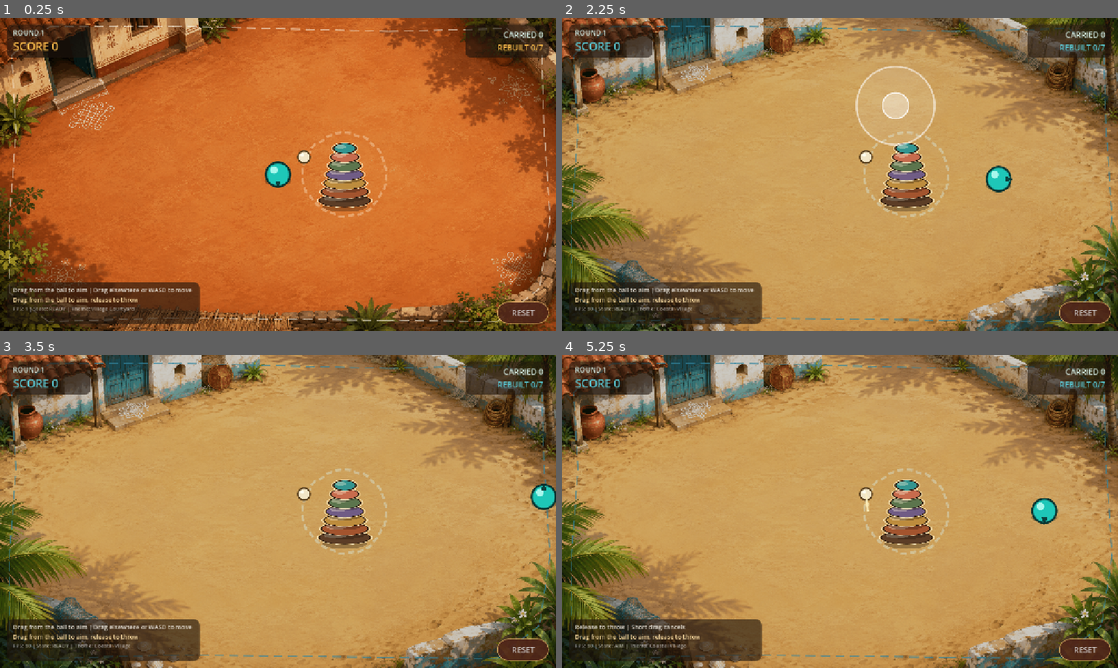
Above: before the commit, frames 1-4 (two rows, left to right).
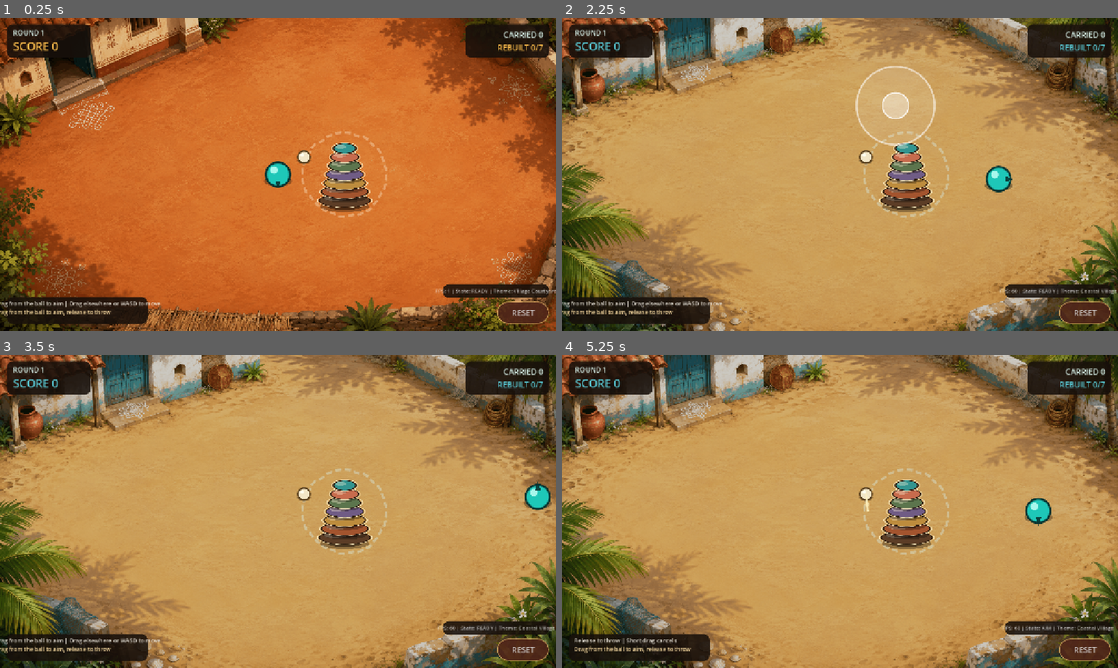
Above: after the commit, the same moments.

Repository: Arunnandha/gully-seven
Game: Godot game, scene res://main.tscn
The game is run twice, just before and just after one commit, with the same random seed, the same clock (stepped at 60 frames per second) and the same inputs.
Inputs (mouse positions are in pixels of both pictures, inside the frame that each line leads up to):
- Up to frame 1 (0.25 s): no input
- Up to frame 2 (2.25 s): tap Enter at 0.5 s; move the mouse to (962, 158) at 0.52 s; hold Right 0.53-1.25 s; tap 1 at 0.6 s; click (962, 158) at 0.67 s; drag from (728, 190) to (906, 199) at 1.27 s; move the mouse to (895, 105) at 2.02 s; hold Right from 2.03 s (still down); tap 3 at 2.1 s; click (895, 105) at 2.17 s
- Up to frame 3 (3.5 s): release Right at 2.75 s; drag from (250, 574) to (344, 530) at 2.77 s
- Up to frame 4 (5.25 s): move the mouse to (1006, 558) at 3.52 s; hold Left 3.53-4.25 s; tap 1 at 3.6 s; click (1006, 558) at 3.67 s; drag from (673, 464) to (906, 520) at 4.27 s; move the mouse to (867, 511) at 5.02 s; hold Down from 5.03 s (still down); tap 3 at 5.1 s; click (867, 511) at 5.17 s

The runs differ from the first frame. In frame 1, 6.7% of the frame differs, in the area x 0-100%, y 1-98%; in frame 2, 6.9%; in frame 3, 7.2%; in frame 4, 7.2%.

Commit message:
Refactor UI structure and visuals, update arena themes, and enhance gameplay boundaries

Diff:
--- a/main.gd
+++ b/main.gd
@@ -32,9 +32,10 @@
 @onready var _screen_shake: ScreenShake = $ScreenShake
 @onready var _world_dim: ColorRect = $WorldDim
 @onready var _breath_bar: BreathBar = $UI/BreathBar
-@onready var _controls_label: Label = $UI/MessagePanel/Margin/Content/ControlsLabel
-@onready var _result_label: Label = $UI/MessagePanel/Margin/Content/ResultLabel
-@onready var _debug_label: Label = $UI/MessagePanel/Margin/Content/DebugLabel
+@onready var _controls_label: Label = $UI/InstructionsPanel/Margin/Content/ControlsLabel
+@onready var _result_label: Label = $UI/InstructionsPanel/Margin/Content/ResultLabel
+@onready var _debug_panel: Panel = $UI/DebugPanel
+@onready var _debug_label: Label = $UI/DebugPanel/Margin/DebugLabel
 @onready var _carried_label: Label = $UI/TopRightPanel/Margin/Content/CarriedLabel
 @onready var _rebuilt_label: Label = $UI/TopRightPanel/Margin/Content/RebuiltLabel
 @onready var _round_label: Label = $UI/TopLeftPanel/Margin/Content/RoundLabel
@@ -52,7 +53,7 @@
 func _ready() -> void:
 	_update_viewport_layout()
 	get_viewport().size_changed.connect(_update_viewport_layout)
-	_debug_label.visible = debug_display_enabled
+	_debug_panel.visible = debug_display_enabled
 	_refresh_debug_label()
 
 	_round_controller.result_ready.connect(_on_round_result_ready)
--- a/main.tscn
+++ b/main.tscn
@@ -17,7 +17,7 @@
 [ext_resource type="Script" path="res://scripts/presentation/screen_shake.gd" id="15_shake"]
 
 [sub_resource type="StyleBoxFlat" id="StyleBoxFlat_hudpanel"]
-bg_color = Color(0.12, 0.08, 0.05, 0.62)
+bg_color = Color(0.09, 0.06, 0.04, 0.88)
 corner_radius_top_left = 14
 corner_radius_top_right = 14
 corner_radius_bottom_right = 14
@@ -205,18 +205,18 @@
 mouse_filter = 2
 script = ExtResource("10_breathbar")
 
-[node name="MessagePanel" type="Panel" parent="UI"]
+[node name="InstructionsPanel" type="Panel" parent="UI"]
 anchors_preset = 2
 anchor_top = 1.0
 anchor_bottom = 1.0
 offset_left = 16.0
-offset_top = -112.0
-offset_right = 460.0
+offset_top = -78.0
+offset_right = 340.0
 offset_bottom = -16.0
 mouse_filter = 2
 theme_override_styles/panel = SubResource("StyleBoxFlat_hudpanel")
 
-[node name="Margin" type="MarginContainer" parent="UI/MessagePanel"]
+[node name="Margin" type="MarginContainer" parent="UI/InstructionsPanel"]
 layout_mode = 1
 anchors_preset = 15
 anchor_right = 1.0
@@ -224,36 +224,64 @@
 grow_horizontal = 2
 grow_vertical = 2
 mouse_filter = 2
-theme_override_constants/margin_left = 14
-theme_override_constants/margin_top = 8
-theme_override_constants/margin_right = 14
-theme_override_constants/margin_bottom = 8
-
-[node name="Content" type="VBoxContainer" parent="UI/MessagePanel/Margin"]
+theme_override_constants/margin_left = 12
+theme_override_constants/margin_top = 6
+theme_override_constants/margin_right = 12
+theme_override_constants/margin_bottom = 6
+
+[node name="Content" type="VBoxContainer" parent="UI/InstructionsPanel/Margin"]
 layout_mode = 2
 mouse_filter = 2
 theme_override_constants/separation = 2
 
-[node name="ControlsLabel" type="Label" parent="UI/MessagePanel/Margin/Content"]
+[node name="ControlsLabel" type="Label" parent="UI/InstructionsPanel/Margin/Content"]
 layout_mode = 2
 mouse_filter = 2
 theme_override_colors/font_color = Color(0.92, 0.90, 0.86, 0.95)
-theme_override_font_sizes/font_size = 14
+theme_override_font_sizes/font_size = 13
 text = "Touch or left-drag to move | WASD / arrow keys"
 
-[node name="ResultLabel" type="Label" parent="UI/MessagePanel/Margin/Content"]
+[node name="ResultLabel" type="Label" parent="UI/InstructionsPanel/Margin/Content"]
 layout_mode = 2
 mouse_filter = 2
 theme_override_colors/font_color = Color(1, 0.88, 0.65, 1)
-theme_override_font_sizes/font_size = 14
+theme_override_font_sizes/font_size = 13
 text = "Drag from the ball to aim, release to throw"
 
-[node name="DebugLabel" type="Label" parent="UI/MessagePanel/Margin/Content"]
-layout_mode = 2
-mouse_filter = 2
-theme_override_colors/font_color = Color(1, 1, 1, 0.55)
+[node name="DebugPanel" type="Panel" parent="UI"]
+anchors_preset = 3
+anchor_left = 1.0
+anchor_top = 1.0
+anchor_right = 1.0
+anchor_bottom = 1.0
+offset_left = -260.0
+offset_top = -108.0
+offset_right = -16.0
+offset_bottom = -76.0
+mouse_filter = 2
+theme_override_styles/panel = SubResource("StyleBoxFlat_hudpanel")
+
+[node name="Margin" type="MarginContainer" parent="UI/DebugPanel"]
+layout_mode = 1
+anchors_preset = 15
+anchor_right = 1.0
+anchor_bottom = 1.0
+grow_horizontal = 2
+grow_vertical = 2
+mouse_filter = 2
+theme_override_constants/margin_left = 10
+theme_override_constants/margin_top = 4
+theme_override_constants/margin_right = 10
+theme_override_constants/margin_bottom = 4
+
+[node name="DebugLabel" type="Label" parent="UI/DebugPanel/Margin"]
+layout_mode = 2
+mouse_filter = 2
+horizontal_alignment = 2
+vertical_alignment = 1
+theme_override_colors/font_color = Color(1, 1, 1, 0.7)
 theme_override_font_sizes/font_size = 12
-text = "FPS: -- | State: READY"
+text = "FPS: -- | State: READY | Theme: --"
 
 [node name="ResetButton" type="Button" parent="UI"]
 anchors_preset = 3
--- a/resources/themes/coastal_village.tres
+++ b/resources/themes/coastal_village.tres
@@ -9,7 +9,6 @@
 theme_name = "Coastal Village"
 background_texture = ExtResource("2_bg")
 ground_tint_color = Color(0.03, 0.05, 0.08, 0.18)
-boundary_color = Color(0.20, 0.52, 0.62, 0.65)
 safe_circle_active_color = Color(0.85, 0.97, 0.98, 0.92)
 safe_circle_inactive_color = Color(0.85, 0.97, 0.98, 0.34)
 panel_accent_color = Color(0.35, 0.80, 0.85, 1.0)
--- a/resources/themes/temple_courtyard.tres
+++ b/resources/themes/temple_courtyard.tres
@@ -9,7 +9,6 @@
 theme_name = "Temple Courtyard"
 background_texture = ExtResource("2_bg")
 ground_tint_color = Color(0.05, 0.03, 0.02, 0.16)
-boundary_color = Color(0.95, 0.75, 0.25, 0.65)
 safe_circle_active_color = Color(1.0, 0.82, 0.30, 0.92)
 safe_circle_inactive_color = Color(1.0, 0.82, 0.30, 0.34)
 panel_accent_color = Color(1.0, 0.80, 0.35, 1.0)
--- a/resources/themes/village_courtyard.tres
+++ b/resources/themes/village_courtyard.tres
@@ -9,7 +9,6 @@
 theme_name = "Village Courtyard"
 background_texture = ExtResource("2_bg")
 ground_tint_color = Color(0.05, 0.03, 0.02, 0.12)
-boundary_color = Color(0.98, 0.95, 0.88, 0.55)
 safe_circle_active_color = Color(1.0, 0.97, 0.88, 0.9)
 safe_circle_inactive_color = Color(1.0, 0.97, 0.88, 0.32)
 panel_accent_color = Color(1.0, 0.75, 0.30, 1.0)
--- a/scripts/gameplay/ball_visual.gd
+++ b/scripts/gameplay/ball_visual.gd
@@ -22,7 +22,10 @@
 
 func _draw() -> void:
 	draw_set_transform(Vector2(0.0, SHADOW_OFFSET), 0.0, SHADOW_SCALE)
-	draw_circle(Vector2.ZERO, BALL_RADIUS, _shadow_color, true, -1.0, true)
+	draw_circle(Vector2.ZERO, BALL_RADIUS * 1.1, _shadow_color, true, -1.0, true)
+	var core_color: Color = _shadow_color
+	core_color.a = minf(_shadow_color.a * 1.7, 0.6)
+	draw_circle(Vector2.ZERO, BALL_RADIUS * 0.65, core_color, true, -1.0, true)
 	draw_set_transform(Vector2.ZERO, 0.0, Vector2.ONE)
 
 	draw_circle(Vector2.ZERO, BALL_RADIUS, _fill_color, true, -1.0, true)
--- a/scripts/gameplay/defender.gd
+++ b/scripts/gameplay/defender.gd
@@ -5,6 +5,7 @@
 signal player_tagged
 
 const DEFENDER_RADIUS: float = 26.0
+const EDGE_SAFE_INSET: float = 14.0
 const ARRIVE_RADIUS: float = 70.0
 const ZONE_STANDOFF_MARGIN: float = 80.0
 const GRACE_ALPHA: float = 0.45
@@ -28,6 +29,7 @@
 var _chase_active: bool = false
 var _grace_remaining: float = 0.0
 var _viewport_size: Vector2 = Vector2.ZERO
+var _edge_margin: Vector2 = Vector2.ZERO
 
 
 func _ready() -> void:
@@ -134,12 +136,17 @@
 
 func _keep_inside_viewport() -> void:
 	global_position.x = clampf(
-		global_position.x, DEFENDER_RADIUS, _viewport_size.x - DEFENDER_RADIUS
+		global_position.x,
+		DEFENDER_RADIUS + _edge_margin.x,
+		_viewport_size.x - DEFENDER_RADIUS - _edge_margin.x
 	)
 	global_position.y = clampf(
-		global_position.y, DEFENDER_RADIUS, _viewport_size.y - DEFENDER_RADIUS
+		global_position.y,
+		DEFENDER_RADIUS + _edge_margin.y,
+		_viewport_size.y - DEFENDER_RADIUS - _edge_margin.y
 	)
 
 
 func _update_viewport_size() -> void:
 	_viewport_size = get_viewport_rect().size
+	_edge_margin = Vector2.ONE * EDGE_SAFE_INSET + ViewportSafeArea.get_padding()
--- a/scripts/gameplay/stone_piece.gd
+++ b/scripts/gameplay/stone_piece.gd
@@ -23,6 +23,7 @@
 const SHADOW_SCALE_RATIO: float = 0.88
 const SAFE_RING_WIDTH: float = 2.5
 const SAFE_RING_MARGIN: float = 4.0
+const EDGE_SAFE_INSET: float = 10.0
 
 @export var stone_size: Vector2 = Vector2(118.0, 30.0)
 @export var stone_color: Color = Color(0.50, 0.35, 0.22, 1.0)
@@ -35,6 +36,7 @@
 var _scatter_velocity: Vector2 = Vector2.ZERO
 var _scatter_angular_velocity: float = 0.0
 var _viewport_size: Vector2 = Vector2.ZERO
+var _edge_margin: Vector2 = Vector2.ZERO
 var _scatter_active: bool = false
 var _pickup_tween: Tween = null
 var _outline_color: Color = Color(0.16, 0.10, 0.06, 1.0)
@@ -197,20 +199,24 @@
 		half_width * half_width * sine * sine
 		+ half_height * half_height * cosine * cosine
 	)
+	var minimum_x: float = extent_x + _edge_margin.x
+	var minimum_y: float = extent_y + _edge_margin.y
+	var maximum_x: float = _viewport_size.x - extent_x - _edge_margin.x
+	var maximum_y: float = _viewport_size.y - extent_y - _edge_margin.y
 	var stone_position: Vector2 = global_position
 
-	if stone_position.x < extent_x:
-		stone_position.x = extent_x
+	if stone_position.x < minimum_x:
+		stone_position.x = minimum_x
 		_scatter_velocity.x = maxf(_scatter_velocity.x, 0.0)
-	elif stone_position.x > _viewport_size.x - extent_x:
-		stone_position.x = _viewport_size.x - extent_x
+	elif stone_position.x > maximum_x:
+		stone_position.x = maximum_x
 		_scatter_velocity.x = minf(_scatter_velocity.x, 0.0)
 
-	if stone_position.y < extent_y:
-		stone_position.y = extent_y
+	if stone_position.y < minimum_y:
+		stone_position.y = minimum_y
 		_scatter_velocity.y = maxf(_scatter_velocity.y, 0.0)
-	elif stone_position.y > _viewport_size.y - extent_y:
-		stone_position.y = _viewport_size.y - extent_y
+	elif stone_position.y > maximum_y:
+		stone_position.y = maximum_y
 		_scatter_velocity.y = minf(_scatter_velocity.y, 0.0)
 
 	global_position = stone_position
@@ -250,6 +256,7 @@
 
 func _update_viewport_size() -> void:
 	_viewport_size = get_viewport_rect().size
+	_edge_margin = Vector2.ONE * EDGE_SAFE_INSET + ViewportSafeArea.get_padding()
 
 
 func _apply_collision_size() -> void:
@@ -283,5 +290,8 @@
 func _draw_shadow(vertical_scale: float) -> void:
 	var shadow_scale: Vector2 = Vector2(SHADOW_SCALE_RATIO, vertical_scale * SHADOW_SCALE_RATIO * 0.85)
 	draw_set_transform(Vector2(0.0, stone_size.x * SHADOW_OFFSET_RATIO), 0.0, shadow_scale)
-	draw_circle(Vector2.ZERO, stone_size.x * 0.5, _shadow_color, true, -1.0, true)
+	draw_circle(Vector2.ZERO, stone_size.x * 0.54, _shadow_color, true, -1.0, true)
+	var core_color: Color = _shadow_color
+	core_color.a = minf(_shadow_color.a * 1.6, 0.6)
+	draw_circle(Vector2.ZERO, stone_size.x * 0.36, core_color, true, -1.0, true)
 	draw_set_transform(Vector2.ZERO, 0.0, Vector2.ONE)
--- /dev/null
+++ b/scripts/gameplay/viewport_safe_area.gd
@@ -0,0 +1,23 @@
+class_name ViewportSafeArea
+extends RefCounted
+
+
+# Extra per-axis padding (in viewport pixels) to keep gameplay objects clear
+# of a device's display cutout/notch/gesture-bar, on top of their own radius.
+# On desktop (and any device without a safe-area API) this resolves to
+# Vector2.ZERO, so it never shrinks the play area unnecessarily.
+static func get_padding() -> Vector2:
+	var screen_size: Vector2 = DisplayServer.screen_get_size()
+	if screen_size.x <= 0.0 or screen_size.y <= 0.0:
+		return Vector2.ZERO
+
+	var safe_area: Rect2i = DisplayServer.get_display_safe_area()
+	var left: float = float(safe_area.position.x)
+	var top: float = float(safe_area.position.y)
+	var right: float = screen_size.x - float(safe_area.position.x + safe_area.size.x)
+	var bottom: float = screen_size.y - float(safe_area.position.y + safe_area.size.y)
+
+	return Vector2(
+		maxf(maxf(left, right), 0.0),
+		maxf(maxf(top, bottom), 0.0)
+	)
--- a/scripts/player/player_controller.gd
+++ b/scripts/player/player_controller.gd
@@ -4,6 +4,10 @@
 
 const NO_TOUCH: int = -1
 const PLAYER_RADIUS: float = 28.0
+# Small fixed buffer beyond the object's own radius, on top of any detected
+# device safe-area inset, so the player never renders flush against the
+# physical screen edge or a display cutout.
+const EDGE_SAFE_INSET: float = 14.0
 
 @export_range(1.0, 200.0, 1.0) var joystick_radius: float = 90.0
 @export_range(1.0, 600.0, 1.0) var maximum_speed: float = 300.0
@@ -20,6 +24,7 @@
 var _joystick_origin: Vector2 = Vector2.ZERO
 var _joystick_input: Vector2 = Vector2.ZERO
 var _viewport_size: Vector2 = Vector2.ZERO
+var _edge_margin: Vector2 = Vector2.ZERO
 var _movement_enabled: bool = true
 var _carried_stone_count: int = 0
 
@@ -182,18 +187,20 @@
 
 
 func _keep_inside_gameplay_area() -> void:
-	var maximum_x: float = _viewport_size.x - PLAYER_RADIUS
-	var maximum_y: float = _viewport_size.y - PLAYER_RADIUS
-
-	position.x = clampf(position.x, PLAYER_RADIUS, maximum_x)
-	position.y = clampf(position.y, PLAYER_RADIUS, maximum_y)
-
-	if position.x <= PLAYER_RADIUS and velocity.x < 0.0:
+	var minimum_x: float = PLAYER_RADIUS + _edge_margin.x
+	var minimum_y: float = PLAYER_RADIUS + _edge_margin.y
+	var maximum_x: float = _viewport_size.x - PLAYER_RADIUS - _edge_margin.x
+	var maximum_y: float = _viewport_size.y - PLAYER_RADIUS - _edge_margin.y
+
+	position.x = clampf(position.x, minimum_x, maximum_x)
+	position.y = clampf(position.y, minimum_y, maximum_y)
+
+	if position.x <= minimum_x and velocity.x < 0.0:
 		velocity.x = 0.0
 	elif position.x >= maximum_x and velocity.x > 0.0:
 		velocity.x = 0.0
 
-	if position.y <= PLAYER_RADIUS and velocity.y < 0.0:
+	if position.y <= minimum_y and velocity.y < 0.0:
 		velocity.y = 0.0
 	elif position.y >= maximum_y and velocity.y > 0.0:
 		velocity.y = 0.0
@@ -201,3 +208,4 @@
 
 func _update_viewport_size() -> void:
 	_viewport_size = get_viewport_rect().size
+	_edge_margin = Vector2.ONE * EDGE_SAFE_INSET + ViewportSafeArea.get_padding()
--- a/scripts/player/player_visual.gd
+++ b/scripts/player/player_visual.gd
@@ -73,6 +73,12 @@
 
 
 func _draw_shadow() -> void:
+	# Soft outer + denser core in one cheap pass (two flat circles, no
+	# blur/shader) reads more clearly against busy photo backgrounds than a
+	# single flat ellipse, while staying just as inexpensive to draw.
 	draw_set_transform(Vector2(0.0, SHADOW_OFFSET), 0.0, SHADOW_SCALE)
-	draw_circle(Vector2.ZERO, PLAYER_RADIUS, _shadow_color, true, -1.0, true)
+	draw_circle(Vector2.ZERO, PLAYER_RADIUS * 1.08, _shadow_color, true, -1.0, true)
+	var core_color: Color = _shadow_color
+	core_color.a = minf(_shadow_color.a * 1.7, 0.6)
+	draw_circle(Vector2.ZERO, PLAYER_RADIUS * 0.68, core_color, true, -1.0, true)
 	draw_set_transform(Vector2.ZERO, 0.0, Vector2.ONE)
--- a/scripts/presentation/arena_backdrop.gd
+++ b/scripts/presentation/arena_backdrop.gd
@@ -11,16 +11,6 @@
 const GROUND_PATCH_COUNT: int = 6
 const SHAKE_MARGIN: float = 16.0
 
-# Boundary drawn as a soft, slightly irregular rounded rectangle (cut
-# corners) rather than a perfect rectangle, for a hand-chalked feel.
-const BOUNDARY_POINTS_NORMALIZED: Array[Vector2] = [
-	Vector2(0.08, 0.0), Vector2(0.30, 0.0), Vector2(0.70, 0.0), Vector2(0.92, 0.0),
-	Vector2(1.0, 0.10), Vector2(1.0, 0.35), Vector2(1.0, 0.65), Vector2(1.0, 0.90),
-	Vector2(0.92, 1.0), Vector2(0.70, 1.0), Vector2(0.30, 1.0), Vector2(0.08, 1.0),
-	Vector2(0.0, 0.90), Vector2(0.0, 0.65), Vector2(0.0, 0.35), Vector2(0.0, 0.10),
-]
-const BOUNDARY_JITTER: float = 0.012
-
 const KOLAM_SPOTS: Array[Vector2] = [Vector2(0.07, 0.16), Vector2(0.90, 0.86)]
 const PLANT_SPOTS: Array[Vector2] = [
 	Vector2(0.025, 0.90), Vector2(0.975, 0.88), Vector2(0.955, 0.09),
@@ -42,12 +32,10 @@
 var _stroke_lengths: PackedFloat32Array = PackedFloat32Array()
 var _patch_positions: PackedVector2Array = PackedVector2Array()
 var _patch_radii: PackedFloat32Array = PackedFloat32Array()
-var _boundary_points: PackedVector2Array = PackedVector2Array()
 
 
 func _ready() -> void:
 	_generate_ground_pattern()
-	_generate_boundary_shape()
 
 
 func setup(arena_theme: ArenaTheme) -> void:
@@ -110,18 +98,6 @@
 	for patch_index: int in range(GROUND_PATCH_COUNT):
 		_patch_positions[patch_index] = Vector2(rng.randf(), rng.randf())
 		_patch_radii[patch_index] = rng.randf_range(70.0, 140.0)
-
-
-func _generate_boundary_shape() -> void:
-	var rng: RandomNumberGenerator = RandomNumberGenerator.new()
-	rng.seed = PATTERN_SEED + 1
-	_boundary_points.resize(BOUNDARY_POINTS_NORMALIZED.size())
-	for point_index: int in range(BOUNDARY_POINTS_NORMALIZED.size()):
-		var jitter: Vector2 = Vector2(
-			rng.randf_range(-BOUNDARY_JITTER, BOUNDARY_JITTER),
-			rng.randf_range(-BOUNDARY_JITTER, BOUNDARY_JITTER)
-		)
-		_boundary_points[point_index] = BOUNDARY_POINTS_NORMALIZED[point_index] + jitter
 
 
 func _draw() -> void:
@@ -141,8 +117,6 @@
 		if _theme.decorations_enabled:
 			_draw_edge_decorations()
 
-	_draw_boundary()
-
 
 func _draw_ground_tint() -> void:
 	if _theme.ground_tint_color.a <= 0.0:
@@ -182,34 +156,6 @@
 			1.5,
 			true
 		)
-
-
-func _draw_boundary() -> void:
-	var margin: float = _theme.boundary_margin
-	var inner_size: Vector2 = _viewport_size - Vector2.ONE * margin * 2.0
-	var points: Array[Vector2] = []
-	points.resize(_boundary_points.size())
-	for point_index: int in range(_boundary_points.size()):
-		points[point_index] = _boundary_points[point_index] * inner_size + Vector2.ONE * margin
-
-	for side_index: int in range(points.size()):
-		_draw_dashed_segment(
-			points[side_index], points[(side_index + 1) % points.size()], _theme.boundary_color
-		)
-
-
-func _draw_dashed_segment(from: Vector2, to: Vector2, color: Color) -> void:
-	var segment: Vector2 = to - from
-	var length: float = segment.length()
-	if length <= 0.0:
-		return
-	var direction: Vector2 = segment / length
-	var step: float = _theme.boundary_dash_length + _theme.boundary_gap_length
-	var travelled: float = 0.0
-	while travelled < length:
-		var dash_end: float = minf(travelled + _theme.boundary_dash_length, length)
-		draw_line(from + direction * travelled, from + direction * dash_end, color, 3.0, true)
-		travelled += step
 
 
 func _draw_tree_shadows() -> void:
--- a/scripts/presentation/arena_theme.gd
+++ b/scripts/presentation/arena_theme.gd
@@ -24,13 +24,7 @@
 @export var ground_shadow_color: Color = Color(0.62, 0.38, 0.20, 0.55)
 @export var ground_dot_light_color: Color = Color(0.82, 0.56, 0.34, 0.35)
 @export var ground_dot_dark_color: Color = Color(0.56, 0.34, 0.16, 0.30)
-@export var object_shadow_color: Color = Color(0.10, 0.06, 0.03, 0.30)
-
-@export_group("Boundary")
-@export var boundary_color: Color = Color(0.97, 0.93, 0.85, 0.50)
-@export var boundary_margin: float = 26.0
-@export var boundary_dash_length: float = 20.0
-@export var boundary_gap_length: float = 14.0
+@export var object_shadow_color: Color = Color(0.08, 0.05, 0.03, 0.34)
 
 @export_group("Safe Circle")
 @export var safe_circle_active_color: Color = Color(1.0, 0.97, 0.88, 0.85)
--- a/scripts/presentation/defender_visual.gd
+++ b/scripts/presentation/defender_visual.gd
@@ -82,5 +82,8 @@
 
 func _draw_shadow() -> void:
 	draw_set_transform(Vector2(0.0, SHADOW_OFFSET), 0.0, SHADOW_SCALE)
-	draw_circle(Vector2.ZERO, DEFENDER_RADIUS, _shadow_color, true, -1.0, true)
+	draw_circle(Vector2.ZERO, DEFENDER_RADIUS * 1.08, _shadow_color, true, -1.0, true)
+	var core_color: Color = _shadow_color
+	core_color.a = minf(_shadow_color.a * 1.7, 0.6)
+	draw_circle(Vector2.ZERO, DEFENDER_RADIUS * 0.68, core_color, true, -1.0, true)
 	draw_set_transform(Vector2.ZERO, 0.0, Vector2.ONE)
Not shown, added: scripts/gameplay/viewport_safe_area.gd.uid
Not shown, changed: gully-seven-debug.apk.idsig
